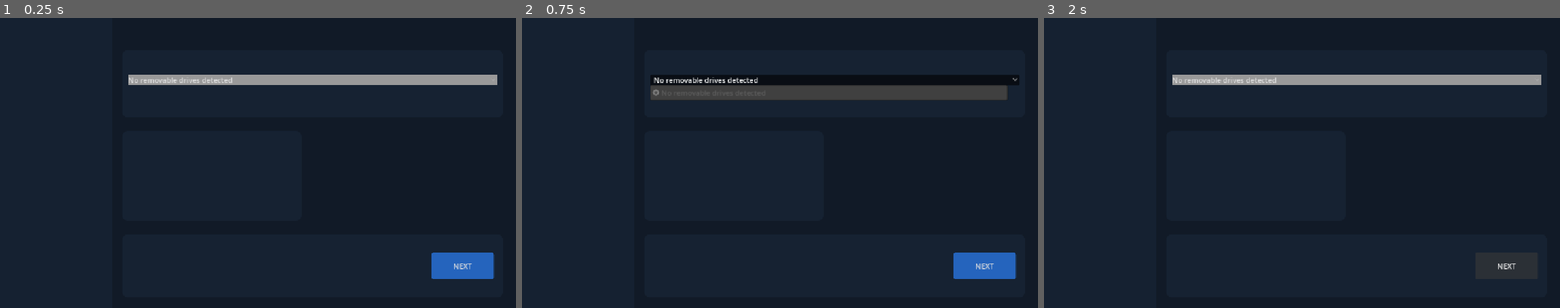
Above: before the commit, frames 1-3 (left to right).
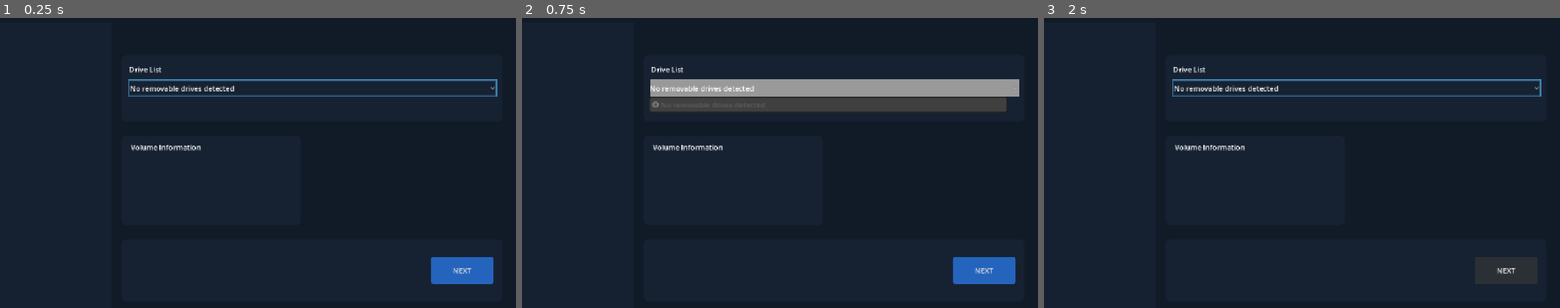
Above: after the commit, the same moments.

Repository: JoyDev941/Project_Stuzha
Game: Godot game, scene res://client-draft.tscn
The game is run twice, just before and just after one commit, with the same random seed, the same clock (stepped at 60 frames per second) and the same inputs.
Inputs:
- Up to frame 1 (0.25 s): no input
- Up to frame 2 (0.75 s): click "No removable drives detected" at 0.5 s
- Up to frame 3 (2 s): click "NEXT" at 1.25 s

The runs differ from the first frame. In frame 1, 4.1% of the frame differs, in the area x 24-97%, y 16-92%; in frame 2, 8.7%; in frame 3, 3.6%.

Commit message:
UI Changes

Diff:
--- a/Client Application/stuzha-client/client-draft.tscn
+++ b/Client Application/stuzha-client/client-draft.tscn
@@ -1,6 +1,9 @@
 [gd_scene format=3 uid="uid://bmlbc5pdeqkwp"]
 
 [ext_resource type="Script" uid="uid://bnlm88ir7noab" path="res://scripts/GPT_Drive_Draft.gd" id="1_akrkj"]
+
+[sub_resource type="StyleBoxFlat" id="StyleBoxFlat_3t8es"]
+bg_color = Color(0.081558816, 0.12839532, 0.1922645, 1)
 
 [sub_resource type="StyleBoxFlat" id="StyleBoxFlat_hdysd"]
 bg_color = Color(0.08627451, 0.13333334, 0.19607843, 1)
@@ -9,10 +12,28 @@
 corner_radius_bottom_right = 12
 corner_radius_bottom_left = 12
 
+[sub_resource type="Theme" id="Theme_akrkj"]
+
 [sub_resource type="StyleBoxFlat" id="StyleBoxFlat_hk32t"]
+bg_color = Color(0.08627451, 0.13333334, 0.19607843, 1)
+border_width_left = 5
+border_width_top = 5
+border_width_right = 5
+border_width_bottom = 5
+border_color = Color(0.32941177, 0.70980394, 0.9607843, 1)
+border_blend = true
 
-[sub_resource type="StyleBoxFlat" id="StyleBoxFlat_3t8es"]
-bg_color = Color(0.081558816, 0.12839532, 0.1922645, 1)
+[sub_resource type="StyleBoxFlat" id="StyleBoxFlat_vl0pe"]
+
+[sub_resource type="StyleBoxFlat" id="StyleBoxFlat_wf85f"]
+
+[sub_resource type="StyleBoxFlat" id="StyleBoxFlat_n7opk"]
+
+[sub_resource type="StyleBoxFlat" id="StyleBoxFlat_7kqya"]
+
+[sub_resource type="StyleBoxFlat" id="StyleBoxFlat_tpefw"]
+
+[sub_resource type="StyleBoxFlat" id="StyleBoxFlat_im2fs"]
 
 [sub_resource type="StyleBoxFlat" id="StyleBoxFlat_akrkj"]
 content_margin_left = 4.0
@@ -31,9 +52,51 @@
 anchors_preset = 15
 anchor_right = 1.0
 anchor_bottom = 1.0
+offset_left = -1.0
+offset_top = 10.0
+offset_right = -1.0
+offset_bottom = 10.0
 grow_horizontal = 2
 grow_vertical = 2
 script = ExtResource("1_akrkj")
+
+[node name="_left_panel" type="Panel" parent="." unique_id=849175804]
+layout_mode = 0
+offset_right = 250.0
+offset_bottom = 650.0
+theme_override_styles/panel = SubResource("StyleBoxFlat_3t8es")
+
+[node name="_drives_panel" type="Panel" parent="." unique_id=129066696]
+layout_mode = 0
+offset_left = 273.0
+offset_top = 72.0
+offset_right = 1123.0
+offset_bottom = 222.0
+theme_override_styles/panel = SubResource("StyleBoxFlat_hdysd")
+
+[node name="DriveDropdown" type="OptionButton" parent="_drives_panel" unique_id=600488215]
+layout_mode = 0
+offset_left = 12.5
+offset_top = 55.0
+offset_right = 837.5
+offset_bottom = 95.0
+theme = SubResource("Theme_akrkj")
+theme_override_colors/font_color = Color(0.9490196, 0.9490196, 0.9490196, 1)
+theme_override_styles/normal = SubResource("StyleBoxFlat_hk32t")
+theme_override_styles/pressed = SubResource("StyleBoxFlat_vl0pe")
+theme_override_styles/pressed_mirrored = SubResource("StyleBoxFlat_wf85f")
+theme_override_styles/hover = SubResource("StyleBoxFlat_n7opk")
+theme_override_styles/hover_mirrored = SubResource("StyleBoxFlat_7kqya")
+theme_override_styles/hover_pressed = SubResource("StyleBoxFlat_tpefw")
+theme_override_styles/hover_pressed_mirrored = SubResource("StyleBoxFlat_im2fs")
+
+[node name="_drive_label" type="Label" parent="_drives_panel" unique_id=2029036318]
+layout_mode = 0
+offset_left = 16.0
+offset_top = 21.0
+offset_right = 89.0
+offset_bottom = 44.0
+text = "Drive List"
 
 [node name="_volume_information_panel" type="Panel" parent="." unique_id=1969875265]
 layout_mode = 0
@@ -43,39 +106,15 @@
 offset_bottom = 453.0
 theme_override_styles/panel = SubResource("StyleBoxFlat_hdysd")
 
-[node name="_drives_panel" type="Panel" parent="." unique_id=129066696]
+[node name="_volume_label" type="Label" parent="_volume_information_panel" unique_id=102767028]
 layout_mode = 0
-offset_left = 273.0
-offset_top = 72.0
-offset_right = 1123.0
-offset_bottom = 222.0
-theme_override_styles/panel = SubResource("StyleBoxFlat_hdysd")
+offset_left = 20.0
+offset_top = 14.0
+offset_right = 176.0
+offset_bottom = 37.0
+text = "Volume Information"
 
-[node name="VBoxContainer" type="VBoxContainer" parent="_drives_panel" unique_id=2111341685]
-layout_mode = 1
-anchors_preset = 8
-anchor_left = 0.5
-anchor_top = 0.5
-anchor_right = 0.5
-anchor_bottom = 0.5
-offset_left = -412.5
-offset_top = -20.0
-offset_right = 412.5
-offset_bottom = 20.0
-grow_horizontal = 2
-grow_vertical = 2
-
-[node name="DriveDropdown" type="OptionButton" parent="_drives_panel/VBoxContainer" unique_id=600488215]
-layout_mode = 2
-theme_override_styles/normal = SubResource("StyleBoxFlat_hk32t")
-
-[node name="_left_panel" type="Panel" parent="." unique_id=849175804]
-layout_mode = 0
-offset_right = 250.0
-offset_bottom = 650.0
-theme_override_styles/panel = SubResource("StyleBoxFlat_3t8es")
-
-[node name="_volume_information_panel2" type="Panel" parent="." unique_id=3733695]
+[node name="_continue_panel" type="Panel" parent="." unique_id=3733695]
 layout_mode = 0
 offset_left = 273.0
 offset_top = 484.0
@@ -83,7 +122,7 @@
 offset_bottom = 624.0
 theme_override_styles/panel = SubResource("StyleBoxFlat_hdysd")
 
-[node name="Button" type="Button" parent="_volume_information_panel2" unique_id=1473733968]
+[node name="Button" type="Button" parent="_continue_panel" unique_id=1473733968]
 layout_mode = 1
 anchors_preset = 6
 anchor_left = 1.0
--- a/Client Application/stuzha-client/scripts/GPT_Drive_Draft.gd
+++ b/Client Application/stuzha-client/scripts/GPT_Drive_Draft.gd
@@ -1,5 +1,5 @@
 extends Control
-@onready var drive_dropdown: OptionButton = $_drives_panel/VBoxContainer/DriveDropdown
+@onready var drive_dropdown: OptionButton = $_drives_panel/DriveDropdown
 
 var available_drives: Array[Dictionary] = []
 
